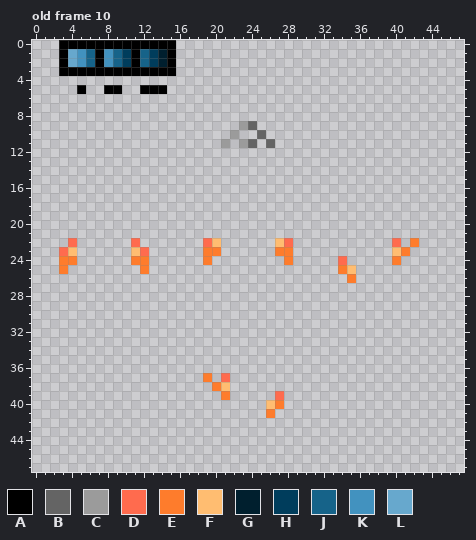
Edited in one commit: pixel-art file (assets/BlueMermaid.aseprite). That is the earlier state.
48x48 pixels, 10 frames. Shown: old frame 10. The commit also changed other frames, which this record leaves out.
Palette (. is transparent): A #000000  B #646464  C #9b9b9b  D #ff6b4e  E #fe7c2c  F #ffbd71  G #001f2e  H #003d5c  J #166389  K #4292bf  L #67a8cd
Pixels before, old frame 10, first column x 3:
 0 AAAAAAAAAAAAA...........................
 1 ALKJAKJHAJHGA...........................
 2 ALKJAKJHAJHGA...........................
 3 AAAAAAAAAAAAA...........................
 4 ........................................
 5 ..A..AA..AAA............................
 6 ........................................
 7 ........................................
 8 ........................................
 9 ....................CB..................
10 ...................C..B.................
11 ..................C.CB.B................
12 ........................................
13 ........................................
14 ........................................
15 ........................................
16 ........................................
17 ........................................
18 ........................................
19 ........................................
20 ........................................
21 ........................................
22 .D......D.......DF......FD...........D.E
23 DF......FD......EE......EE...........FE.
24 EE......EE......E........E.....D.....E..
25 E........E.....................EF.......
26 ................................E.......
27 ........................................
28 ........................................
29 ........................................
30 ........................................
31 ........................................
32 ........................................
33 ........................................
34 ........................................
35 ........................................
36 ........................................
37 ................E.D.....................
38 .................EF.....................
39 ..................E.....D...............
40 .......................FE...............
41 .......................E................
The result:
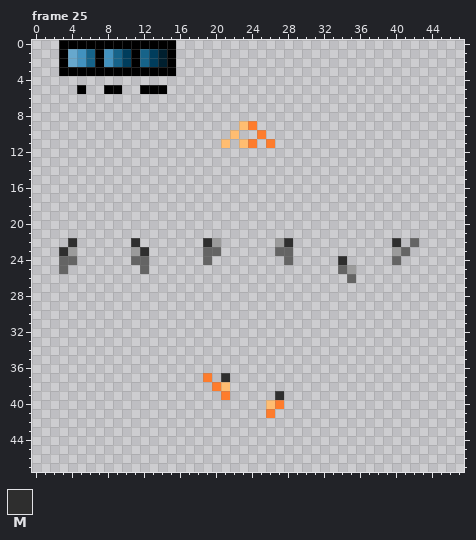
Colours new in this view: M #2e2e2e
A new or re-ordered frame is compared with the old frame closest to it.
From old to new:
frames 10 -> 25
Frame 25 is new; against old frame 10:
The edit turns colour E into colour B in row 22 at x 42; in row 23 at x 19 to 20, 27 to 28 and 41; in row 24 at x 3 to 4, 11 to 12, 19, 28 and 40; in row 25 at x 3, 12 and 34; in row 26 at x 35.
The edit turns colour F into colour C in row 22 at x 20 and 27; in row 23 at x 4, 11 and 40; in row 25 at x 35.
The edit turns colour B into colour E in row 9 at x 24; in row 10 at x 25; in row 11 at x 24 and 26.
The edit turns colour C into colour F in row 9 at x 23; in row 10 at x 22; in row 11 at x 21 and 23.
The edit turns colour D into colour M in row 22 at x 4, 11, 19, 28 and 40; in row 23 at x 3 and 12; in row 24 at x 34; in row 37 at x 21; in row 39 at x 27.
